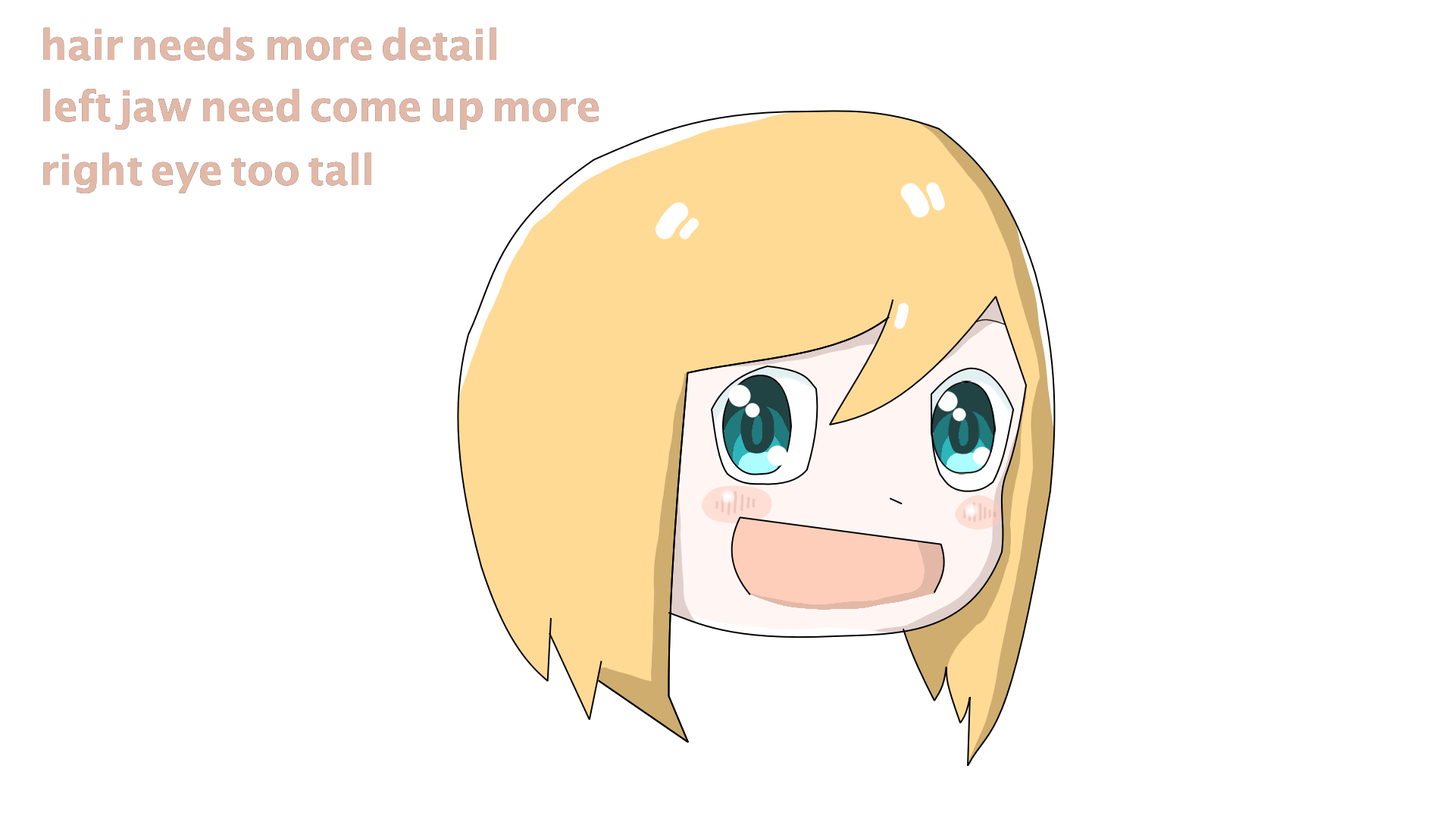
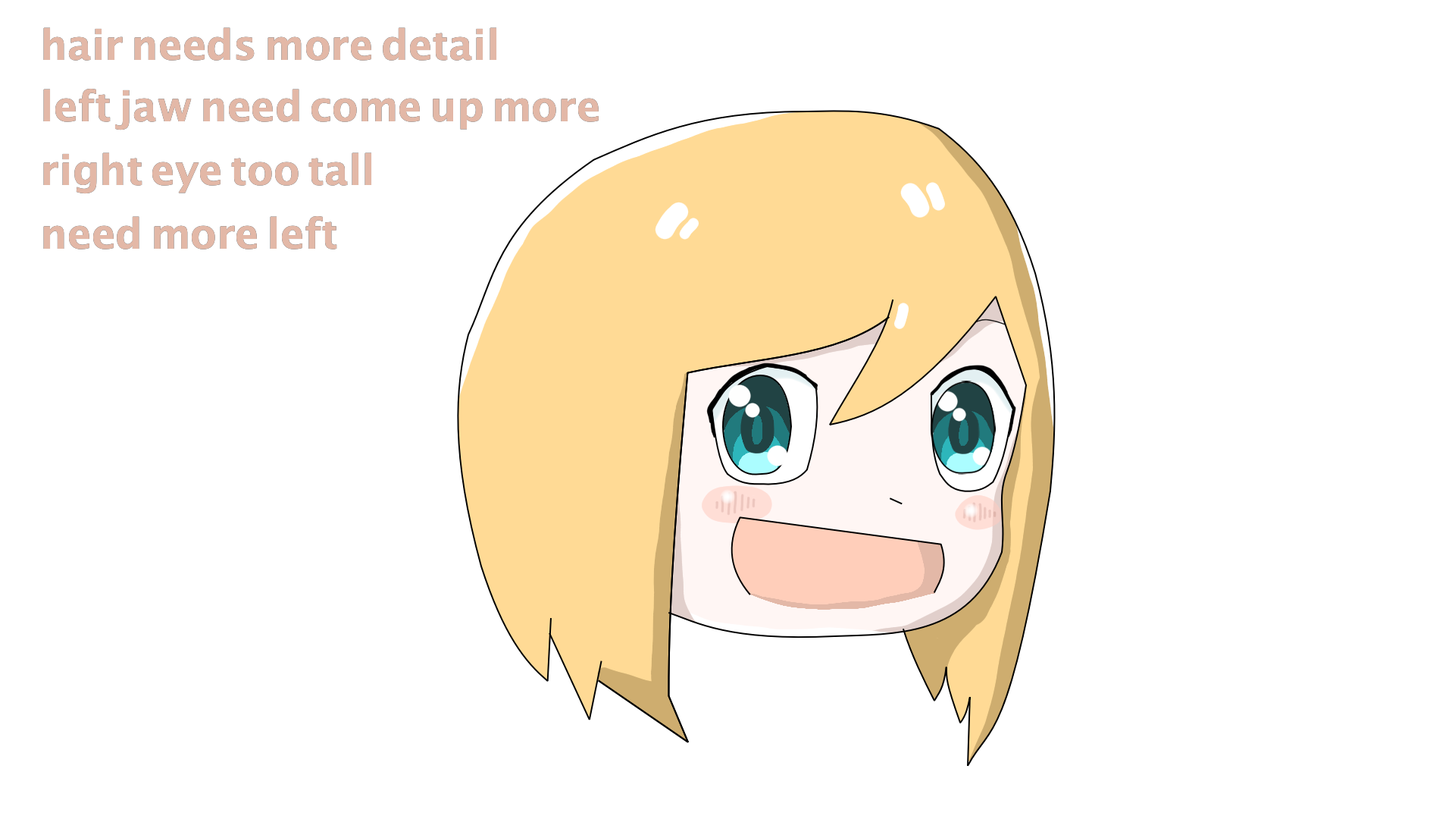
The second w=1455, h=819 image is a revision of the first. Changes to its layers:
added layer "eyeLiner" above "eyeBrow" over [706, 362, 1017, 439]
